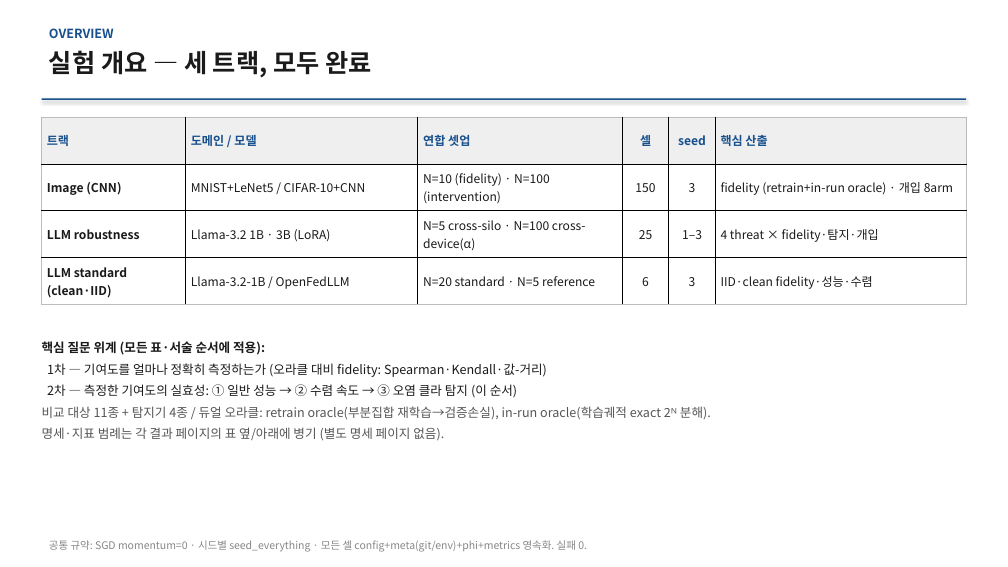
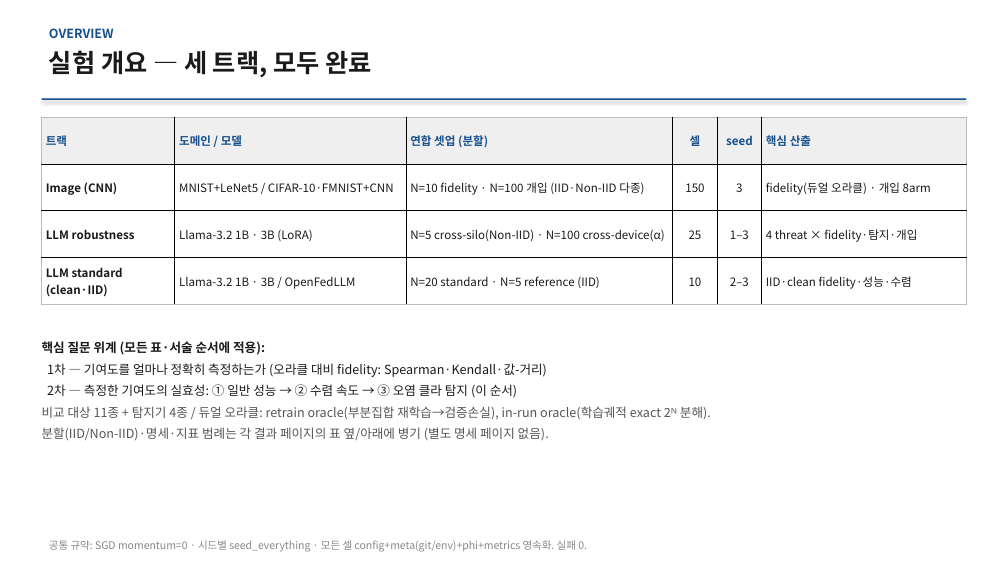
Before and after one commit to YongheeChoi/flirds, a slide deck: slide 2 of research-wiki/presentations/2026-06-results-report/flirds-results-2026-06.pptx. Drawn at 1008x567 pixels with LibreOffice and Linux fonts; fonts in the diff are those of the drawing. Boxes give left, top, right and bottom in pixels: in the first picture for what was removed or moved away, otherwise in the second. Text is boxed around its words. In the diff, an @@ line names an element or a change of style, - is before the commit and + after.

```diff
--- a/research-wiki/presentations/2026-06-results-report/flirds-results-2026-06.pptx
+++ b/research-wiki/presentations/2026-06-results-report/flirds-results-2026-06.pptx
@@ table at [42, 117, 966, 305] @@
-row 1, column 3: 연합 셋업
+row 1, column 3: 연합 셋업 (분할)
-row 2: Image (CNN) | MNIST+LeNet5 / CIFAR-10+CNN | N=10 (fidelity) · N=100 (intervention) | 150 | 3 | fidelity (retrain+in-run oracle) · 개입 8arm
+row 2: Image (CNN) | MNIST+LeNet5 / CIFAR-10·FMNIST+CNN | N=10 fidelity · N=100 개입 (IID·Non-IID 다종) | 150 | 3 | fidelity(듀얼 오라클) · 개입 8arm
-row 3, column 3: N=5 cross-silo · N=100 cross-device(α)
+row 3, column 3: N=5 cross-silo(Non-IID) · N=100 cross-device(α)
-row 4: LLM standard (clean·IID) | Llama-3.2-1B / OpenFedLLM | N=20 standard · N=5 reference | 6 | 3 | IID·clean fidelity·성능·수렴
+row 4: LLM standard (clean·IID) | Llama-3.2 1B · 3B / OpenFedLLM | N=20 standard · N=5 reference (IID) | 10 | 2–3 | IID·clean fidelity·성능·수렴
@@ size 11.5 to 11 pt in "트랙", "도메인 / 모델", "셀", "seed" and 11 more places @@
@@ text at [42, 427, 549, 440]: text changed @@
-명세·지표 범례는 각 결과 페이지의 표 옆/아래에 병기 (별도 명세 페이지 없음).
+분할(IID/Non-IID)·명세·지표 범례는 각 결과 페이지의 표 옆/아래에 병기 (별도 명세 페이지 없음).
```
Also in this commit, not shown: 13 other slides changed, 2 slides added, 18 other files.
